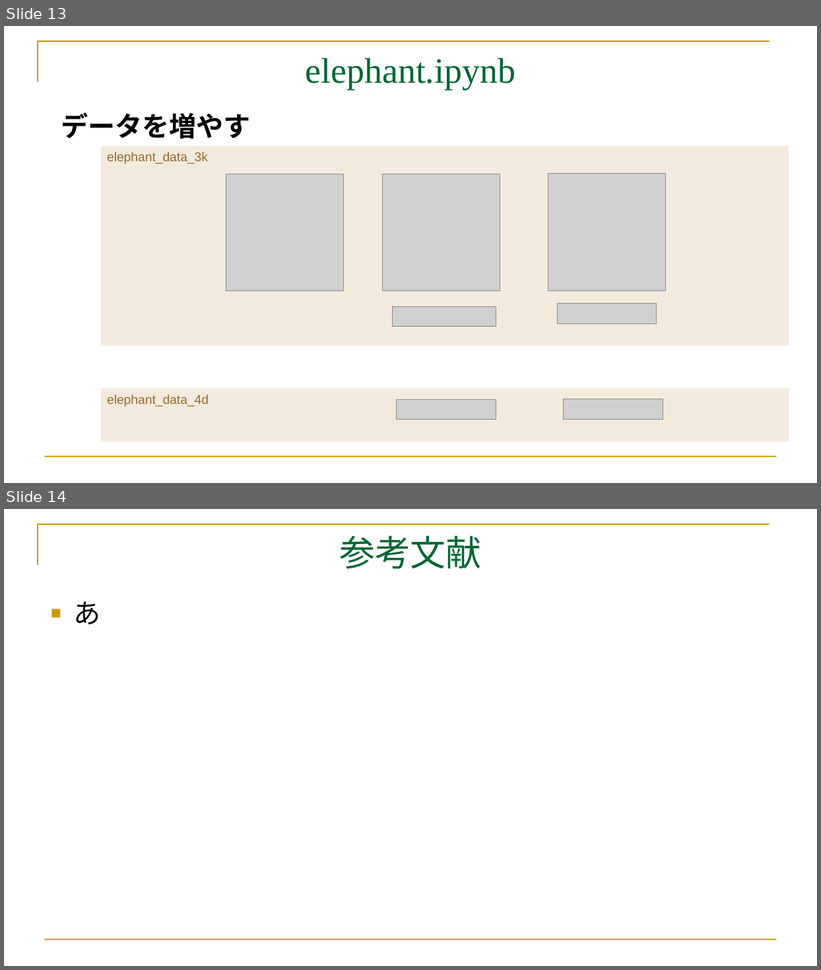
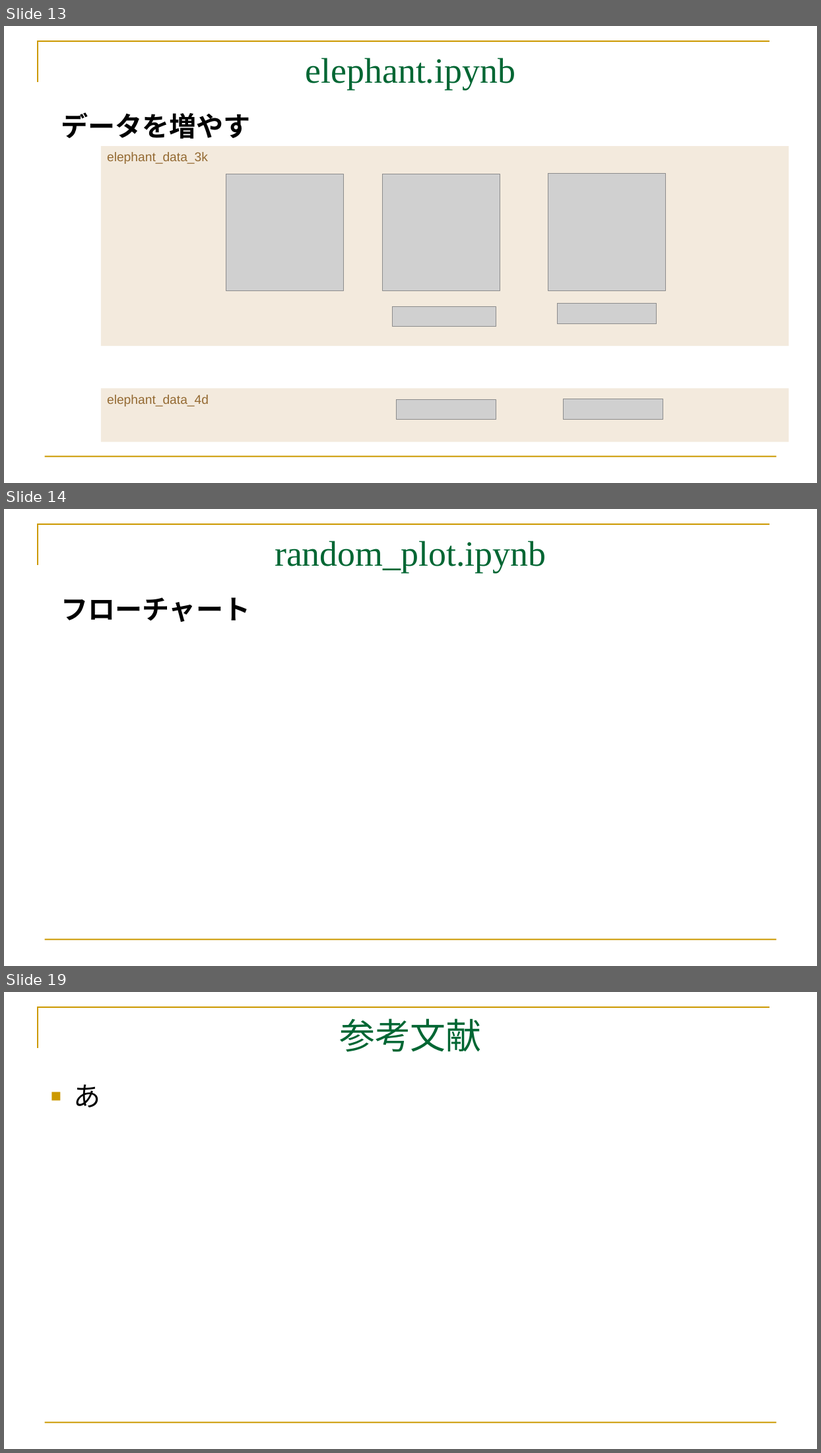
Before and after one commit to mei-517/GoogleColab, a slide deck: GoogleColab.part3.pptx. Shown one above the other, each under a label of ours: slides 13 and 14 before the commit, slides 13, 14 and 19 after it; the slides between them are not shown. The pictures are 821x970 and 821x1453 pixels, drawn with LibreOffice and Linux fonts; fonts in the diff are those of the drawing; grey boxes stand for pictures. Boxes give left, top, right and bottom in pixels: in the first picture for what was removed or moved away, otherwise in the second. Text is boxed around its words. In the diff, an @@ line names an element or a change of style, - is before the commit and + after.

```diff
--- a/GoogleColab.part3.pptx
+++ b/GoogleColab.part3.pptx
@@ slide 14 added at <box>4,509,817,966</box>, background #FFFFFF; not listed: 2 template elements that a slide beside it also shows @@
@@ title added at <box>275,541,546,573</box>, 42 pt, text #006633 @@
+random_plot.ipynb
@@ text added at <box>61,597,250,622</box>, 32 pt, text #000000, bold @@
+フローチャート
@@ what was slide 14 is now slide 19 @@
```
Also in this commit, not shown: 4 other slides added, 5 other files.
